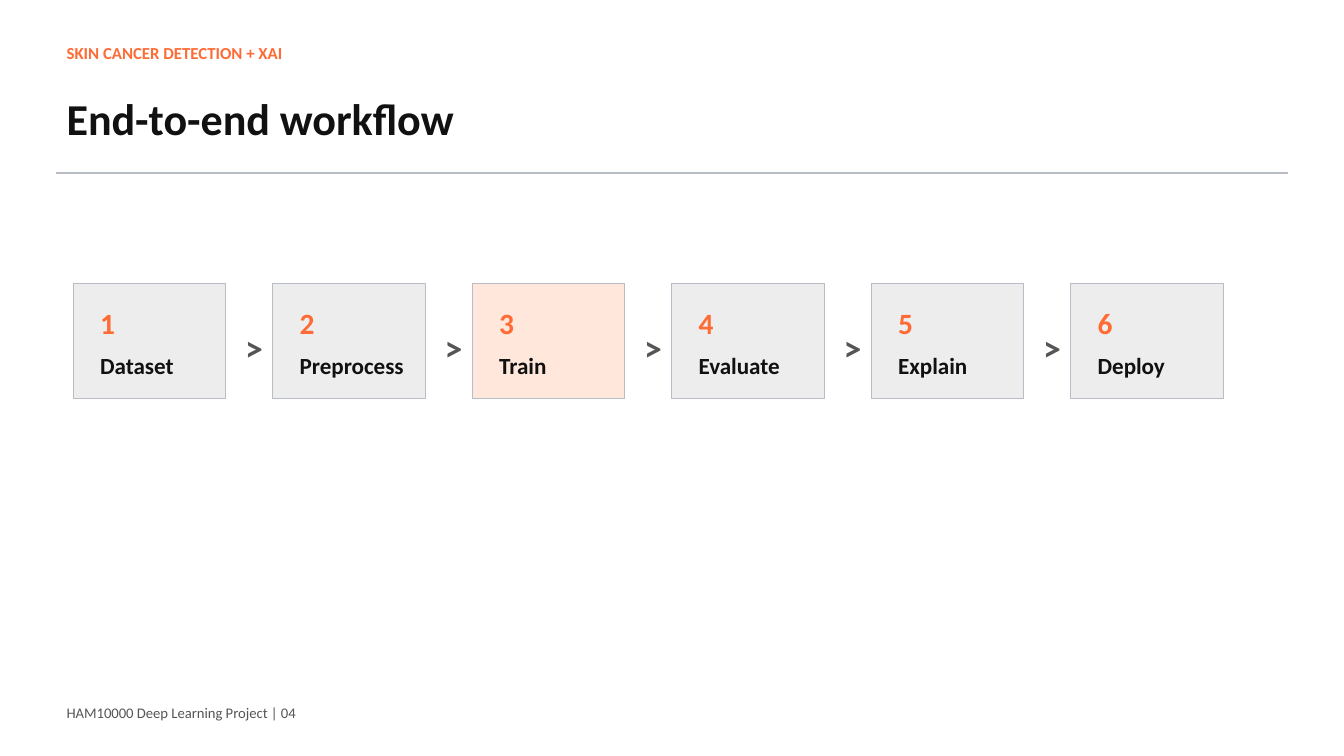
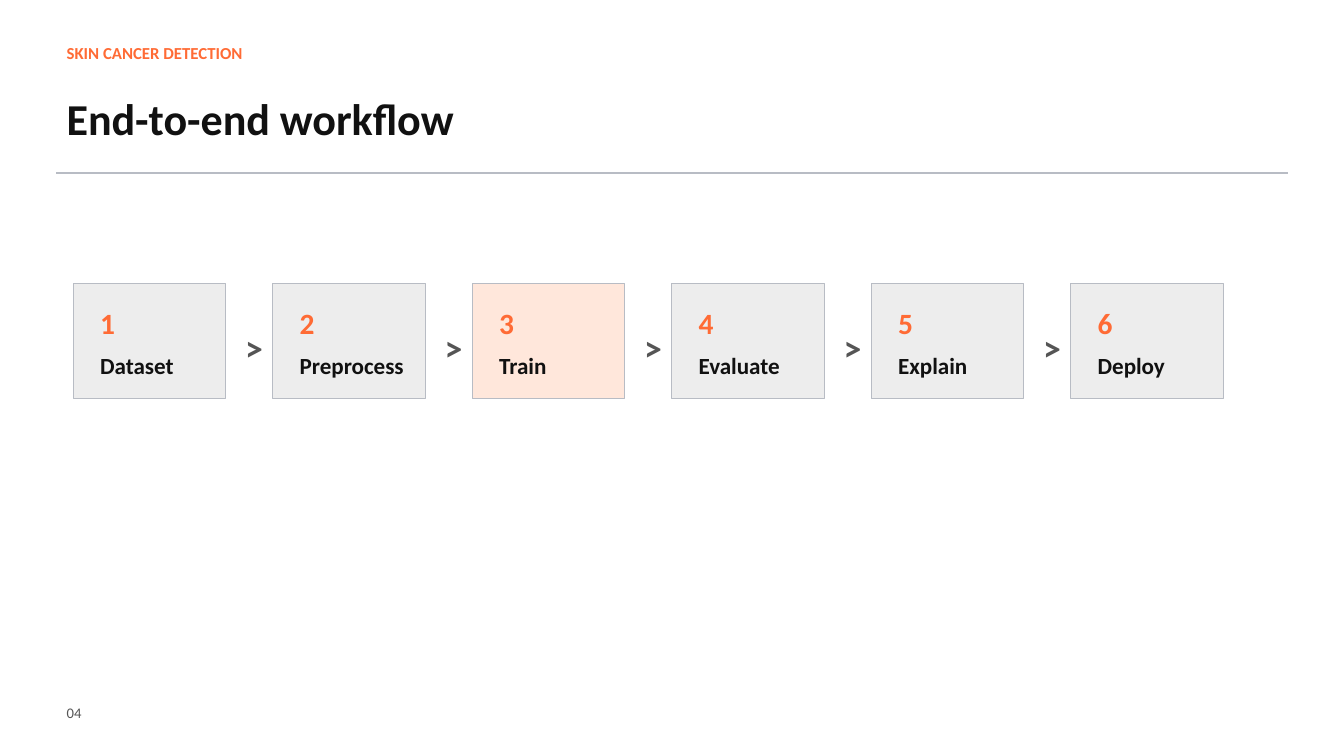
Before and after one commit to manasamarigoli15/Skin-Cancer-Detection, a slide deck: slide 4 of outputs/Skin_Cancer_Detection_XAI_Presentation.pptx. Drawn at 1344x756 pixels with LibreOffice and Linux fonts; fonts in the diff are those of the drawing. Boxes give left, top, right and bottom in pixels: in the first picture for what was removed or moved away, otherwise in the second. Text is boxed around its words. In the diff, an @@ line names an element or a change of style, - is before the commit and + after.

```diff
--- a/outputs/Skin_Cancer_Detection_XAI_Presentation.pptx
+++ b/outputs/Skin_Cancer_Detection_XAI_Presentation.pptx
@@ text at [67,48,242,59]: text changed @@
-SKIN CANCER DETECTION + XAI
+SKIN CANCER DETECTION
@@ text at [67,708,82,718]: text changed @@
-HAM10000 Deep Learning Project | 04
+04
```
Also in this commit, not shown: 5 other slides changed, 1 other file.
